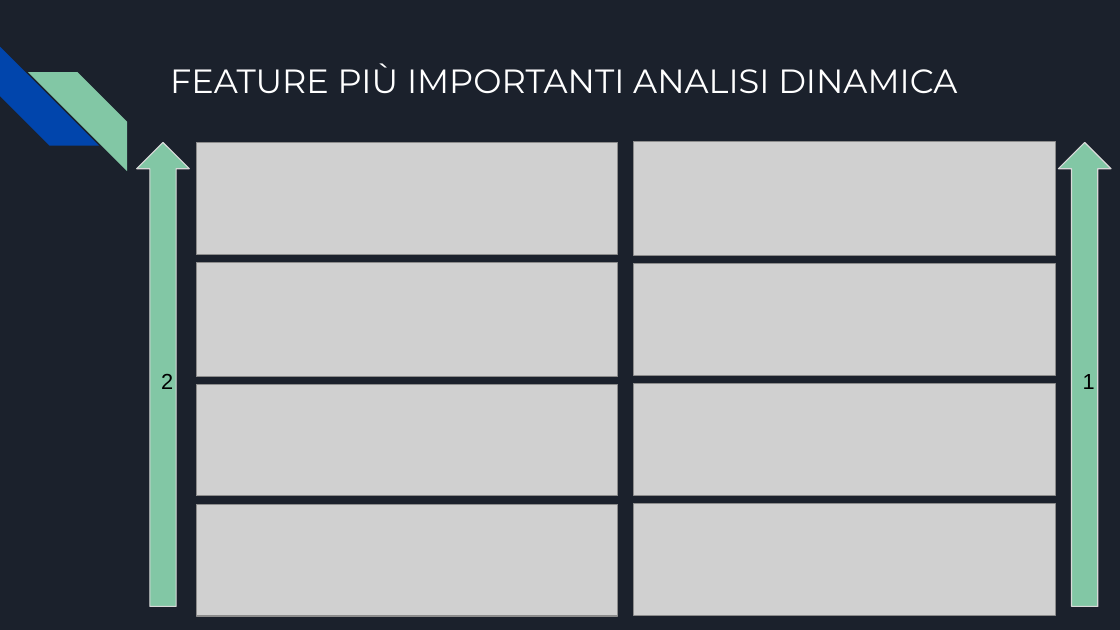
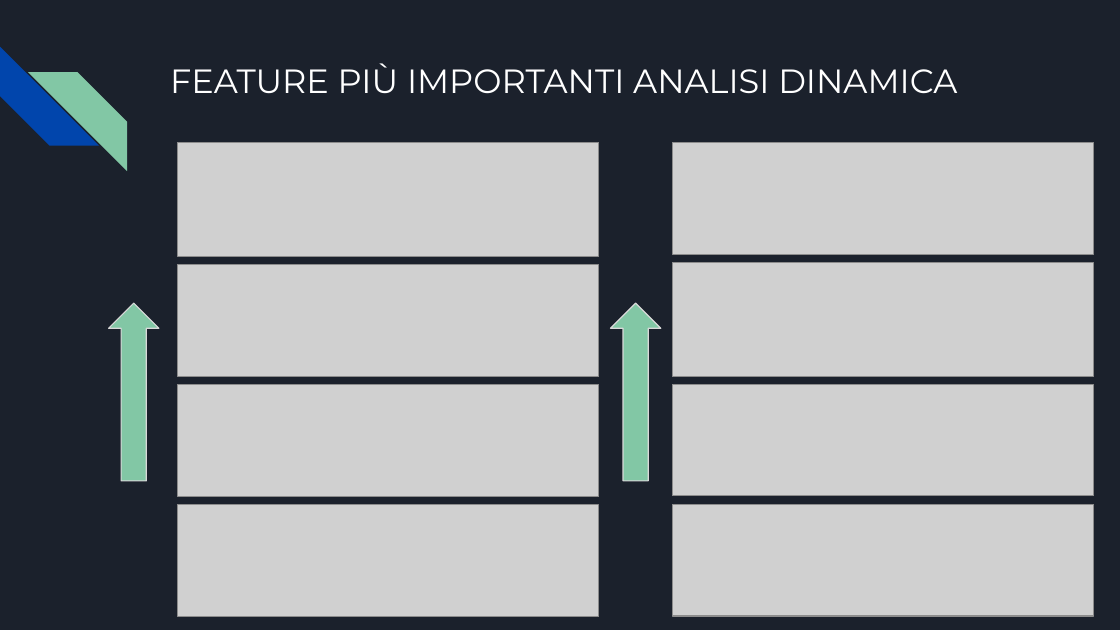
Before and after one commit to MattiaMainini/ProgettoBigData, a slide deck: slide 12 of PRESENTAZIONE BIG DATA.pptx. Drawn at 1120x630 pixels with LibreOffice and Linux fonts; fonts in the diff are those of the drawing; grey boxes stand for pictures. Boxes give left, top, right and bottom in pixels: in the first picture for what was removed or moved away, otherwise in the second. Text is boxed around its words. In the diff, an @@ line names an element or a change of style, - is before the commit and + after.

```diff
--- a/PRESENTAZIONE BIG DATA.pptx
+++ b/PRESENTAZIONE BIG DATA.pptx
@@ up arrow removed at (137, 142, 189, 606) @@
-2
@@ up arrow removed at (1058, 142, 1111, 606) @@
-1
@@ up arrow added at (109, 304, 159, 482), fill #82C7A5, outline #D9D9D9 0.75 pt @@
@@ up arrow added at (610, 304, 661, 482), fill #82C7A5, outline #D9D9D9 0.75 pt @@
@@ 4 pictures: place and size @@
-4 pictures at (634, 141, 1055, 616)
+4 pictures at (178, 142, 599, 617)
@@ 4 pictures: place and size @@
-4 pictures at (196, 142, 617, 616)
+4 pictures at (672, 142, 1093, 616)
```
Also in this commit, not shown: 3 other slides changed.
